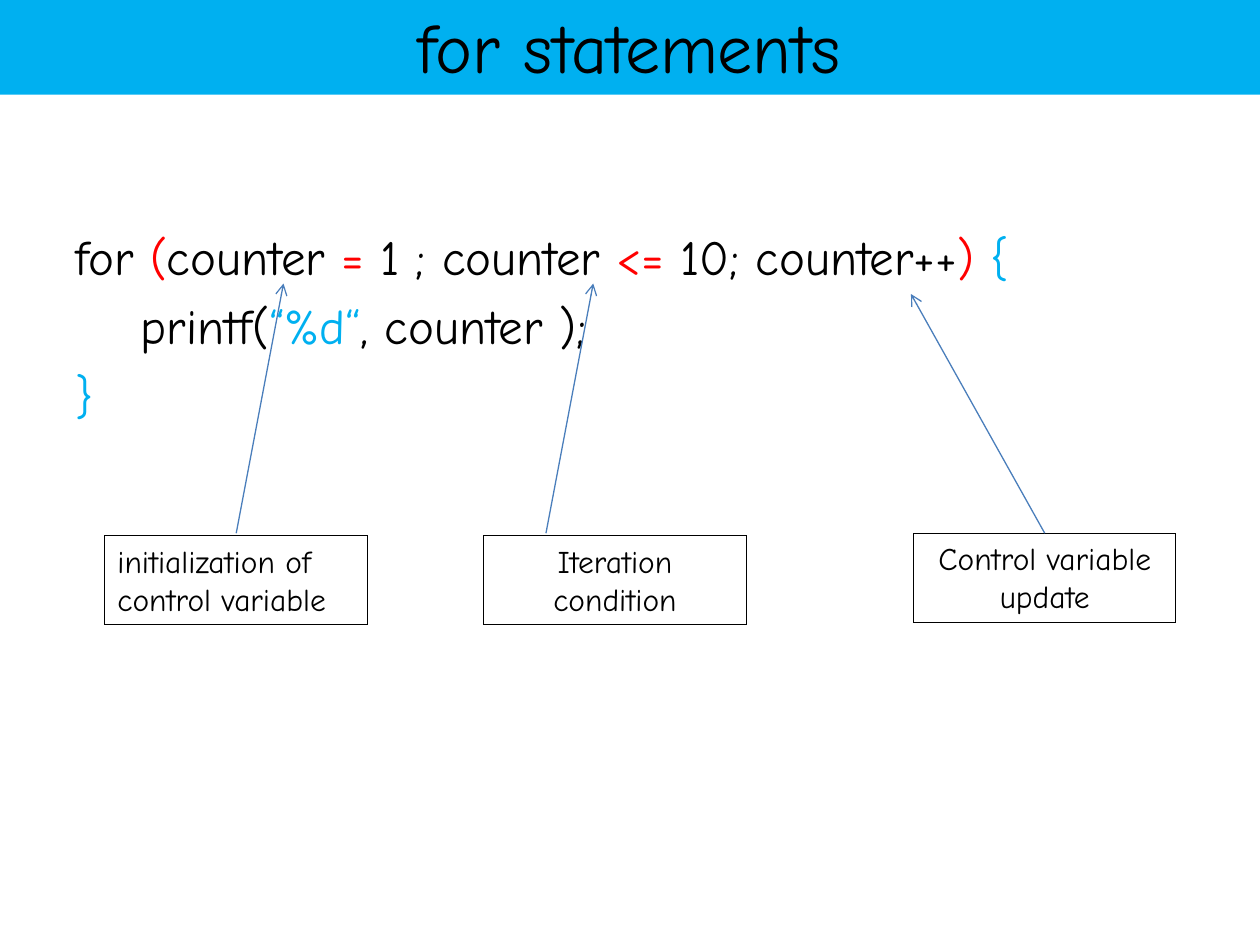
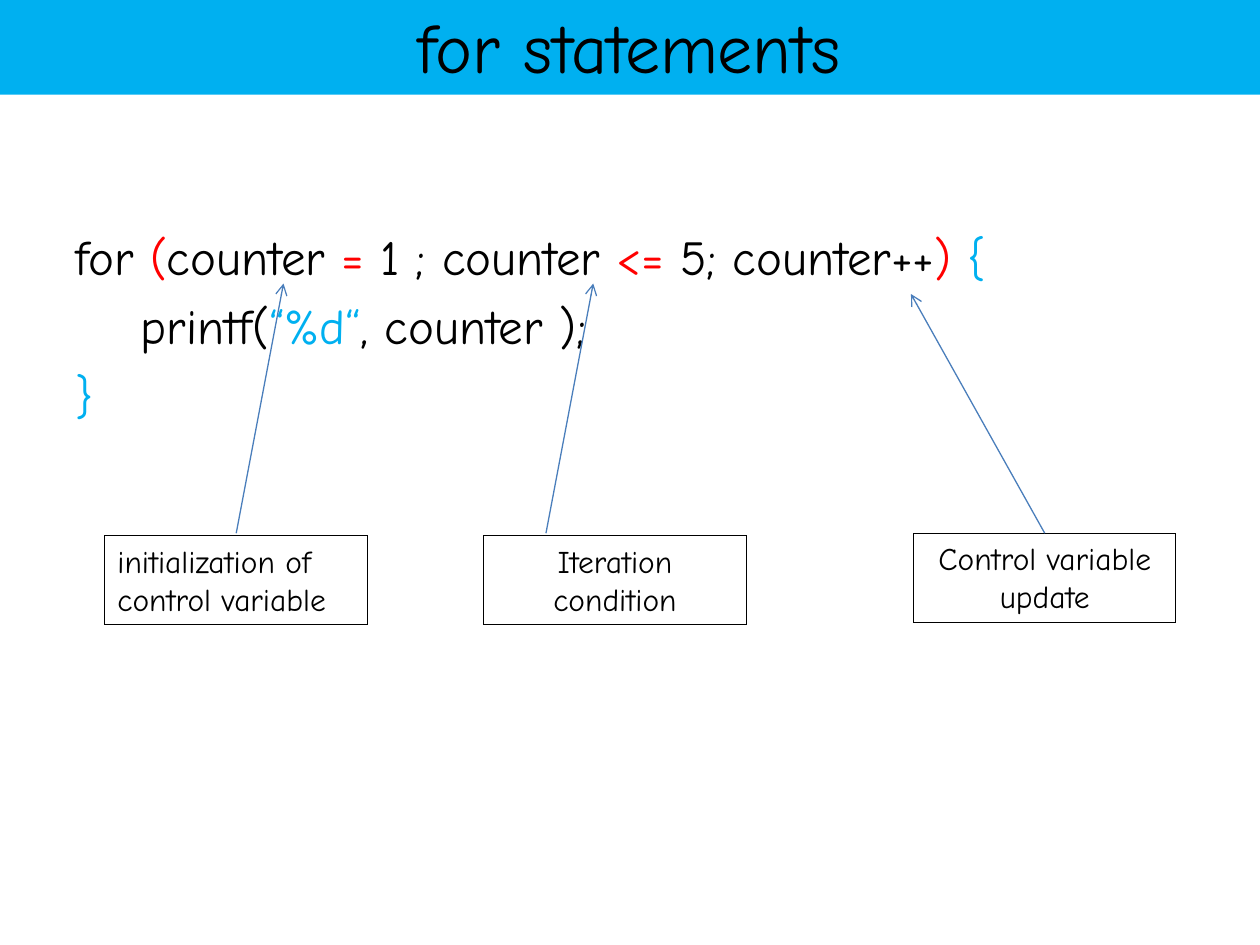
Before and after one commit to YeasirRayhanPrince/yeasirrayhanprince.github.io, a slide deck: slide 48 of cse103/slides/loops.pptx (slide 47 before the commit). Drawn at 1260x945 pixels with LibreOffice and Linux fonts; fonts in the diff are those of the drawing. Boxes give left, top, right and bottom in pixels: in the first picture for what was removed or moved away, otherwise in the second. Text is boxed around its words. In the diff, an @@ line names an element or a change of style, - is before the commit and + after.

```diff
--- a/cse103/slides/loops.pptx
+++ b/cse103/slides/loops.pptx
@@ text at (x1=76, y1=236, x2=952, y2=291): text changed @@
-for (counter = 1 ; counter <= 10; counter++) {
+for (counter = 1 ; counter <= 5; counter++) {
```
Also in this commit, not shown: 11 slides added, 1 other file.
